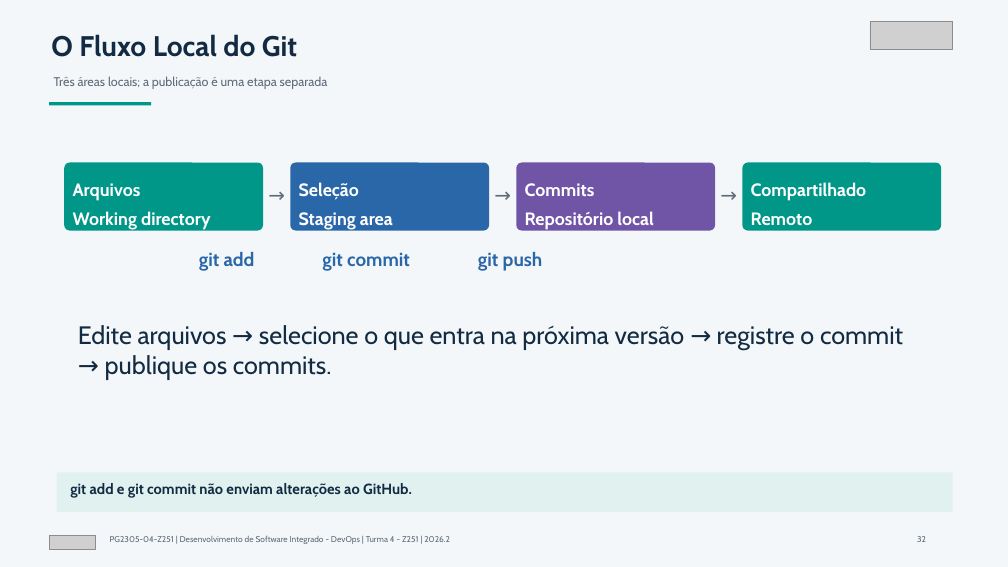
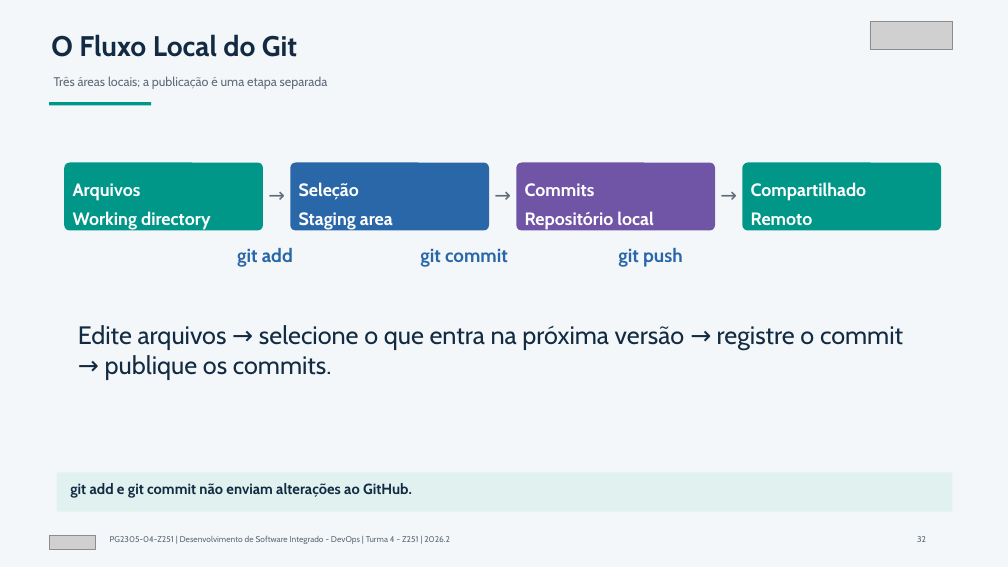
Before and after one commit to unifor-docente/desenvolvimento-software-integrado-devops, a slide deck: slide 32 of Slides/Desenvolvimento de Software Integrado - DevOps - Slides.pptx. Drawn at 1008x567 pixels with LibreOffice and Linux fonts; fonts in the diff are those of the drawing; grey boxes stand for pictures. Boxes give left, top, right and bottom in pixels: in the first picture for what was removed or moved away, otherwise in the second. Text is boxed around its words. In the diff, an @@ line names an element or a change of style, - is before the commit and + after.

```diff
--- a/Slides/Desenvolvimento de Software Integrado - DevOps - Slides.pptx
+++ b/Slides/Desenvolvimento de Software Integrado - DevOps - Slides.pptx
@@ text "git add git commit git ..." rewrapped from <box>199,252,543,271</box> to <box>237,248,683,267</box> @@
```
Also in this commit, not shown: 87 other slides changed, 25 slides added, 11 slides removed, 2 other files.
